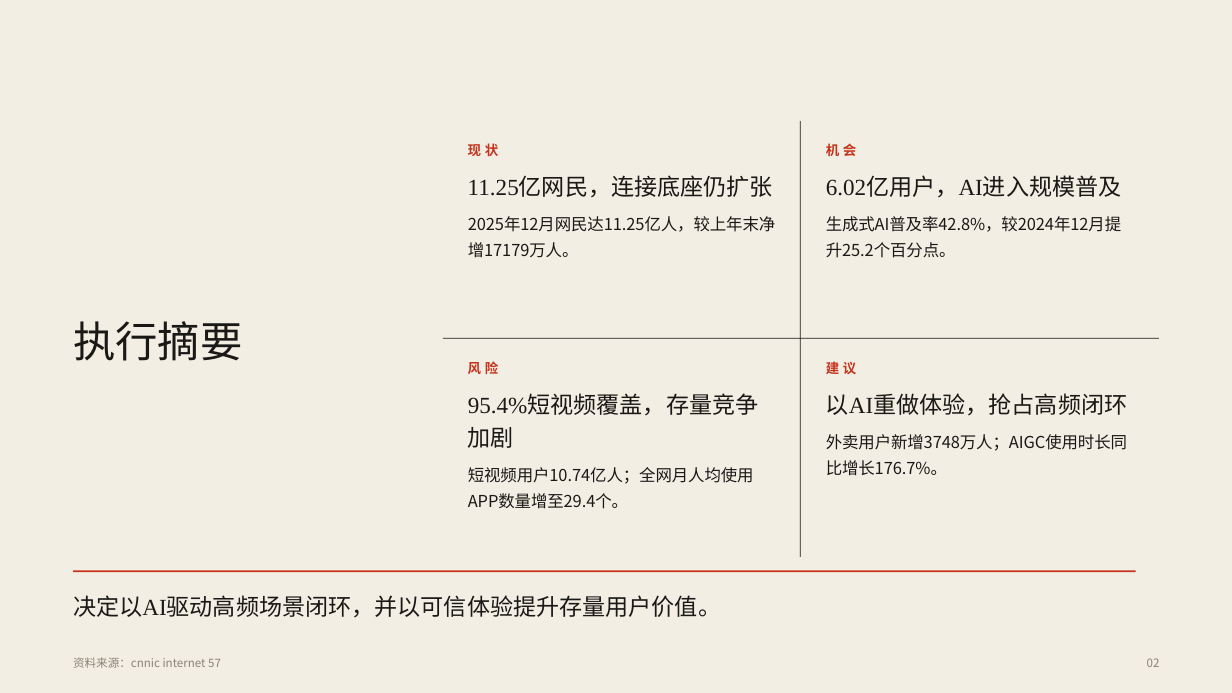
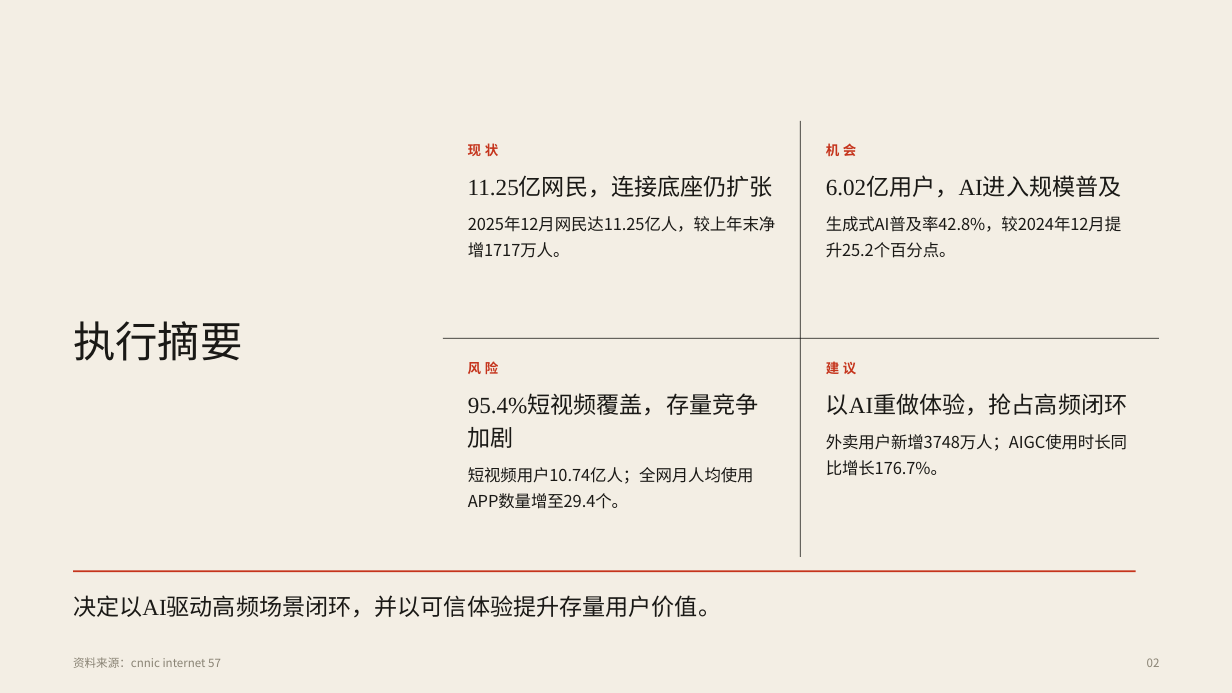
Before and after one commit to Liyilin66/ppt-agent, a slide deck: slide 2 of eval/results/p4-final/cnnic57-fix8-rc.pptx. Drawn at 1232x693 pixels with LibreOffice and Linux fonts; fonts in the diff are those of the drawing. Boxes give left, top, right and bottom in pixels: in the first picture for what was removed or moved away, otherwise in the second. Text is boxed around its words. In the diff, an @@ line names an element or a change of style, - is before the commit and + after.

```diff
--- a/eval/results/p4-final/cnnic57-fix8-rc.pptx
+++ b/eval/results/p4-final/cnnic57-fix8-rc.pptx
@@ text at (468, 216, 776, 258): text changed @@
-2025年12月网民达11.25亿人，较上年末净增17179万人。
+2025年12月网民达11.25亿人，较上年末净增1717万人。
```
Also in this commit, not shown: 5 other files.
